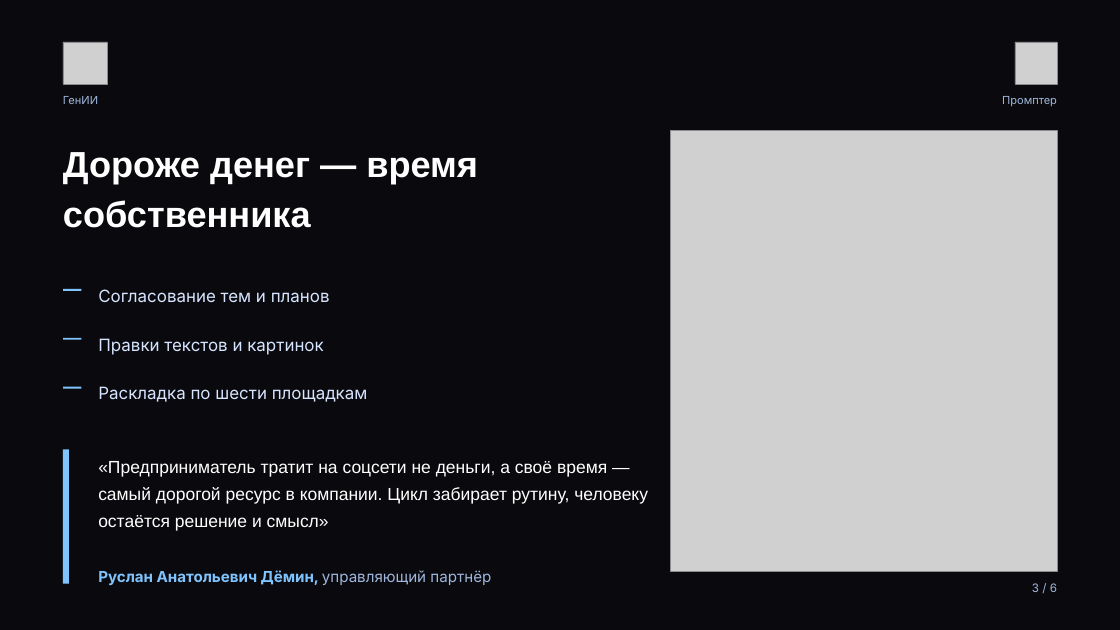
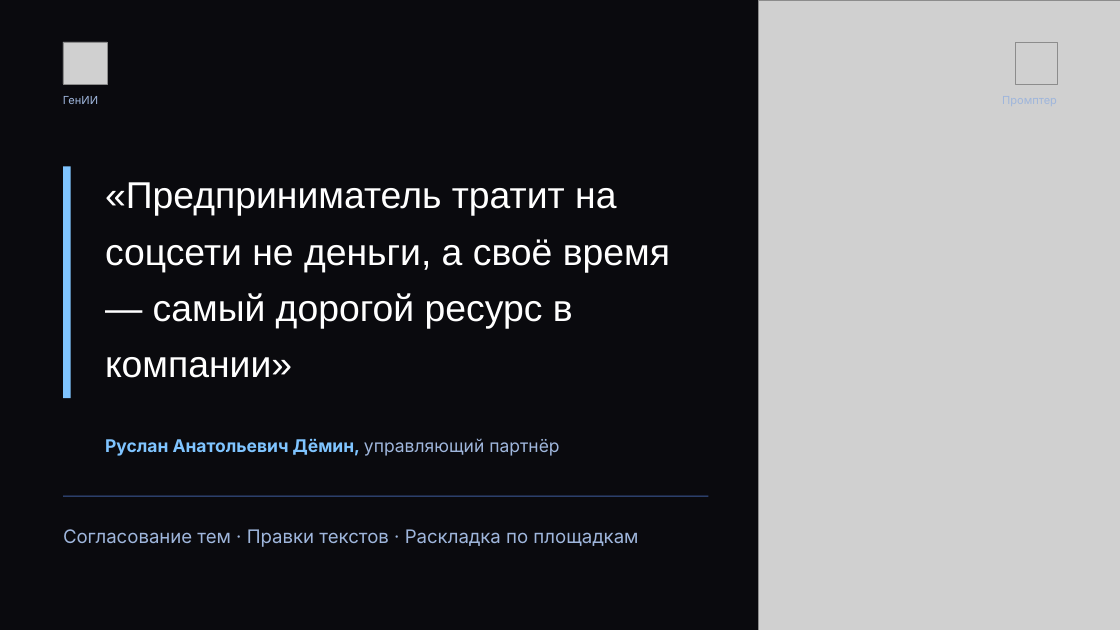
Before and after one commit to injusticebeast802-coder/taste-skill, a slide deck: slide 3 of pressa/press-kit-genii-prompter.pptx. Drawn at 1120x630 pixels with LibreOffice and Linux fonts; fonts in the diff are those of the drawing; grey boxes stand for pictures. Boxes give left, top, right and bottom in pixels: in the first picture for what was removed or moved away, otherwise in the second. Text is boxed around its words. In the diff, an @@ line names an element or a change of style, - is before the commit and + after.

```diff
--- a/pressa/press-kit-genii-prompter.pptx
+++ b/pressa/press-kit-genii-prompter.pptx
@@ picture added at bbox=[759, 0, 1120, 630] @@
@@ text removed at bbox=[1002, 96, 1057, 107] @@
-Промптер
@@ picture removed at bbox=[670, 130, 1057, 571] @@
@@ rectangle: place and size @@
-rectangle at bbox=[63, 289, 82, 291]
+rectangle at bbox=[63, 166, 71, 398]
@@ text removed at bbox=[63, 152, 478, 228] @@
-Дороже денег — время собственника
@@ text at bbox=[105, 182, 670, 378]: text changed; size 15 to 32 pt @@
-«Предприниматель тратит на соцсети не деньги, а своё время — самый дорогой ресурс в компании. Цикл забирает рутину, человеку остаётся решение и смысл»
+«Предприниматель тратит на соцсети не деньги, а своё время — самый дорогой ресурс в компании»
@@ text removed at bbox=[98, 289, 330, 303] @@
-Согласование тем и планов
@@ rectangle removed at bbox=[63, 338, 82, 339] @@
@@ text removed at bbox=[98, 338, 323, 355] @@
-Правки текстов и картинок
@@ rectangle removed at bbox=[63, 386, 82, 388] @@
@@ text removed at bbox=[98, 386, 368, 402] @@
-Раскладка по шести площадкам
@@ text "Руслан Анатольевич Дёмин, управляющий партнёр": place and size @@
-text "Руслан Анатольевич Дёмин, управляющий партнёр" at bbox=[98, 570, 491, 585]
+text "Руслан Анатольевич Дёмин, управляющий партнёр" at bbox=[105, 438, 559, 456]
@@ text "Руслан Анатольевич Дёмин, управляющий партнёр" at bbox=[105, 438, 559, 456]: size 13 to 15 pt @@
@@ rectangle removed at bbox=[63, 450, 69, 584] @@
@@ rectangle added at bbox=[63, 496, 708, 497], fill #3E5C9C @@
@@ text added at bbox=[63, 529, 638, 547], 16 pt, text #9FB6DC @@
+Согласование тем · Правки текстов · Раскладка по площадкам
@@ text removed at bbox=[1032, 583, 1057, 592] @@
-3 / 6
```
Also in this commit, not shown: 5 other slides changed, 3 other files.
